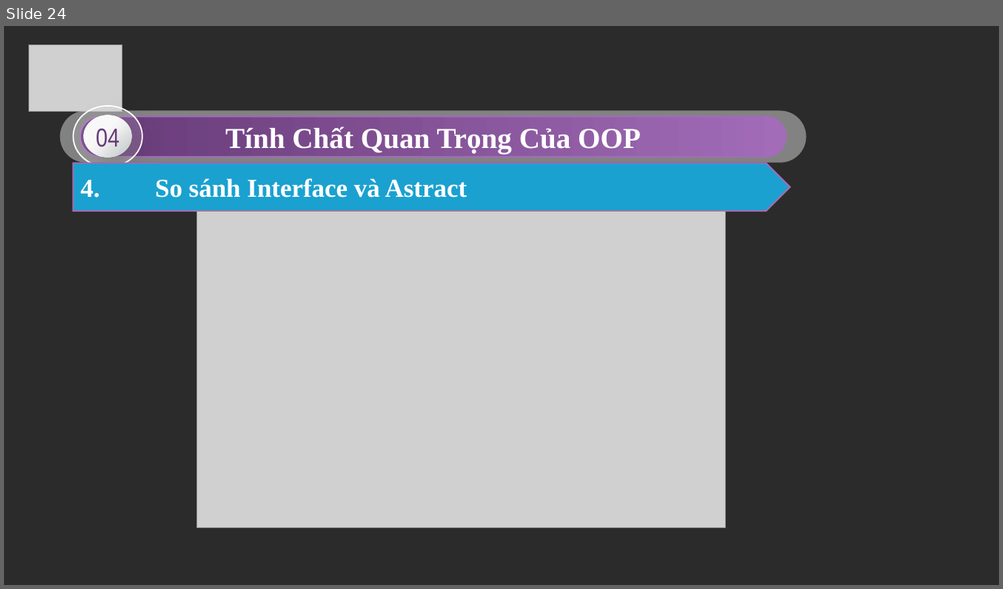
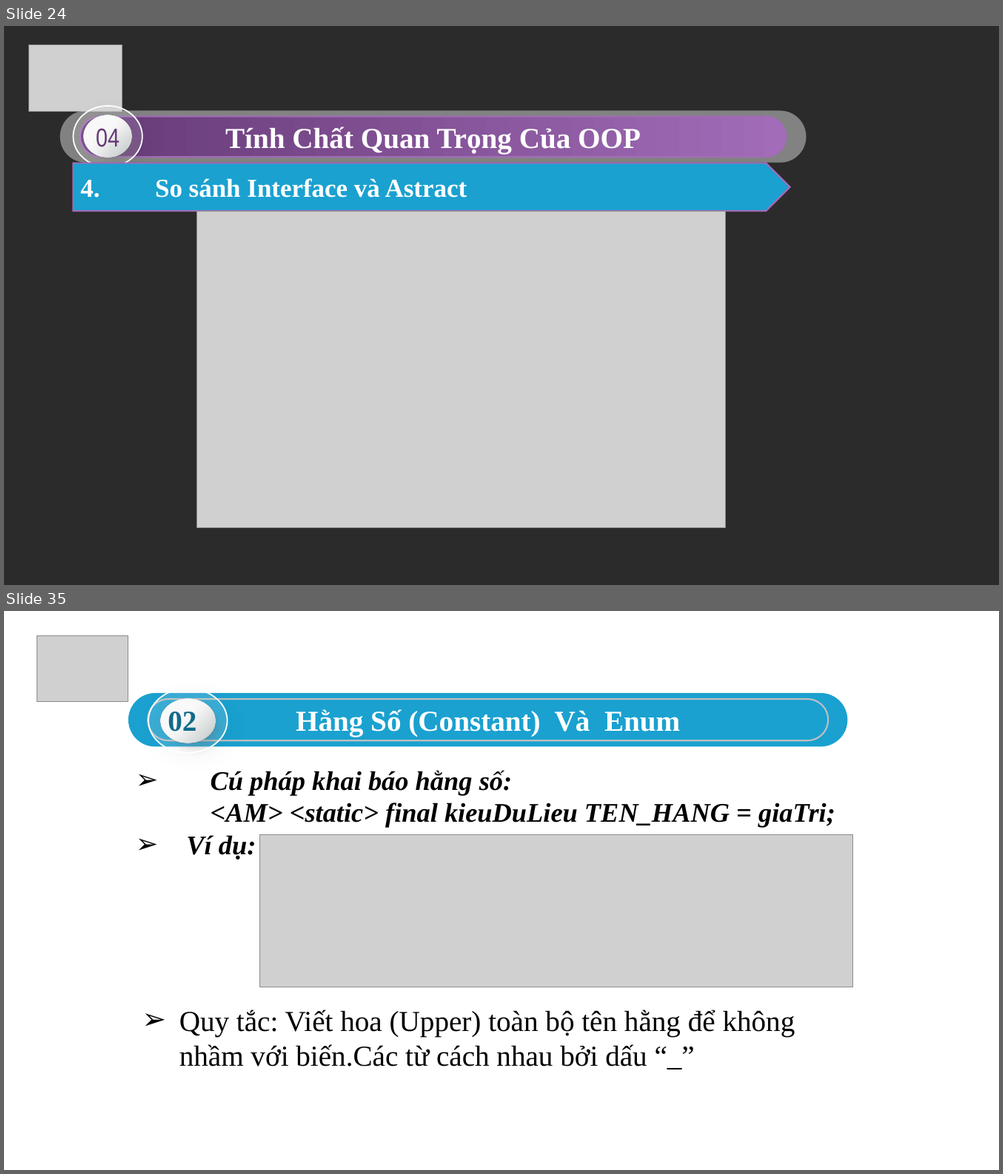
Before and after one commit to sonnguyen17099/t3h_slide, a slide deck: Bài 5.pptx. Shown one above the other, each under a label of ours: slide 24 before the commit, slides 24 and 35 after it; the slides between them are not shown. The pictures are 1003x589 and 1003x1174 pixels, drawn with LibreOffice and Linux fonts; fonts in the diff are those of the drawing; grey boxes stand for pictures; background and template pictures are left out; a plain dark background stands for a picture behind light text. Boxes give left, top, right and bottom in pixels: in the first picture for what was removed or moved away, otherwise in the second. Text is boxed around its words. In the diff, an @@ line names an element or a change of style, - is before the commit and + after.

```diff
--- a/Bài 5.pptx
+++ b/Bài 5.pptx
@@ slide 35 added at (4,611,999,1170), background #FFFFFF @@
@@ picture added at (37,635,128,701) @@
@@ rounded rectangle added at (128,693,848,747), fill #1AA1D0 @@
@@ rounded rectangle added at (148,699,828,741), fill #1AA1D0, outline #FFFFFF 1.5 pt, 28 pt, text #FFFFFF, bold @@
+Hằng Số (Constant) Và Enum
@@ group added at (134,678,244,787): 3 ellipses, 1 freeform shape, 1 text @@
+02
@@ text added at (186,770,835,860), 26 pt, text #000000, bold, italic @@
+➢ Cú pháp khai báo hằng số:
+<AM> <static> final kieuDuLieu TEN_HANG = giaTri;
+➢ Ví dụ:
@@ picture added at (260,834,853,988) @@
@@ text added at (179,1010,795,1067), 28 pt, text #000000 @@
+➢ Quy tắc: Viết hoa (Upper) toàn bộ tên hằng để không nhầm với biến.Các từ cách nhau bởi dấu “_”
```
Also in this commit, not shown: 27 other slides added.
